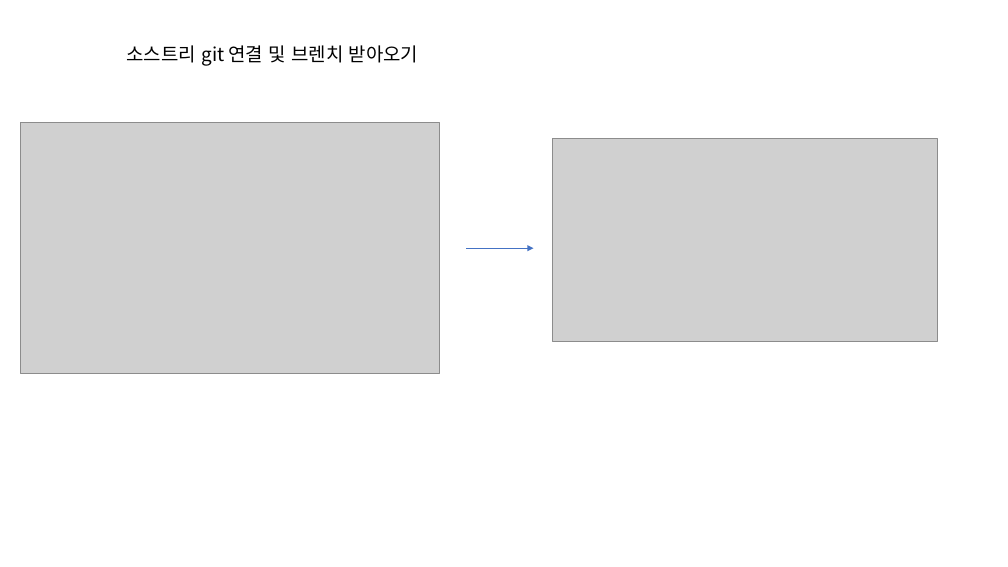
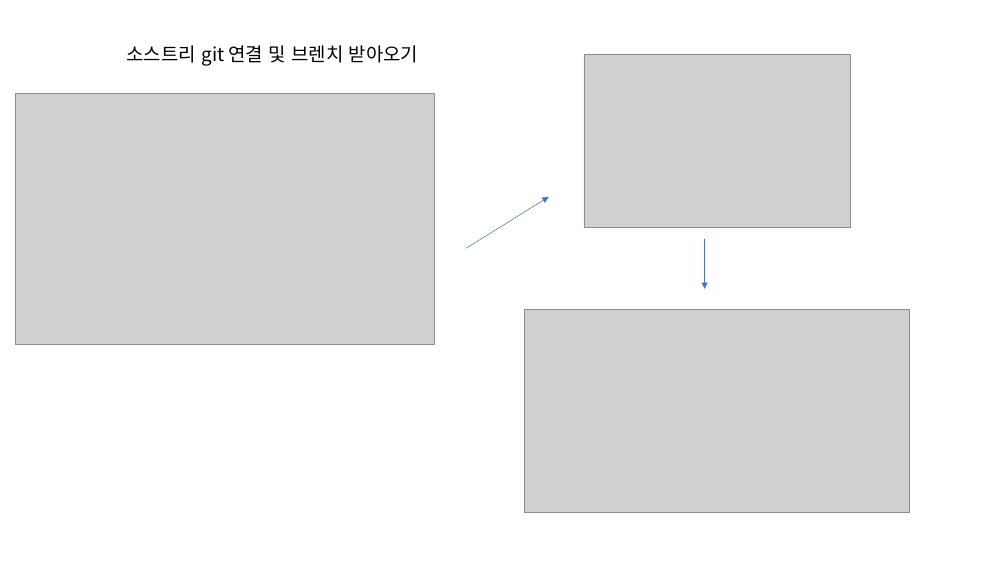
Before and after one commit to parkhyeonggyu15/Exam, a slide deck: slide 2 of 개발환경 운영지원 평가/git작업(조원 박형규).pptx. Drawn at 1008x567 pixels with LibreOffice and Linux fonts; fonts in the diff are those of the drawing; grey boxes stand for pictures. Boxes give left, top, right and bottom in pixels: in the first picture for what was removed or moved away, otherwise in the second. Text is boxed around its words. In the diff, an @@ line names an element or a change of style, - is before the commit and + after.

```diff
--- a/개발환경 운영지원 평가/git작업(조원 박형규).pptx
+++ b/개발환경 운영지원 평가/git작업(조원 박형규).pptx
@@ picture added at box(584, 54, 850, 228) @@
@@ picture: place and size @@
-picture at box(21, 123, 440, 374)
+picture at box(15, 94, 434, 345)
@@ arrow moved from (467, 248) - (534, 248) to (467, 248) - (549, 197) @@
@@ arrow added from (705, 239) to (705, 289), #4472C4 0.5 pt @@
@@ picture: place and size @@
-picture at box(552, 138, 938, 341)
+picture at box(525, 310, 910, 513)
```
Also in this commit, not shown: 1 other slide changed, 3 slides added, 3 slides removed, 1 other file.
